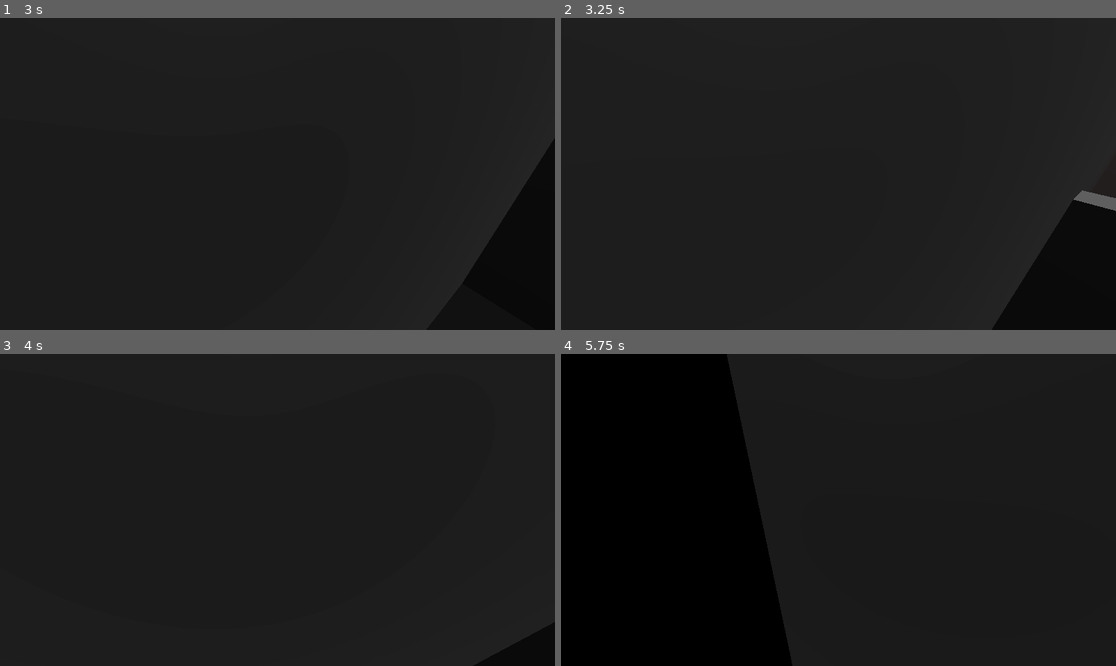
Above: before the commit, frames 1-4 (two rows, left to right).
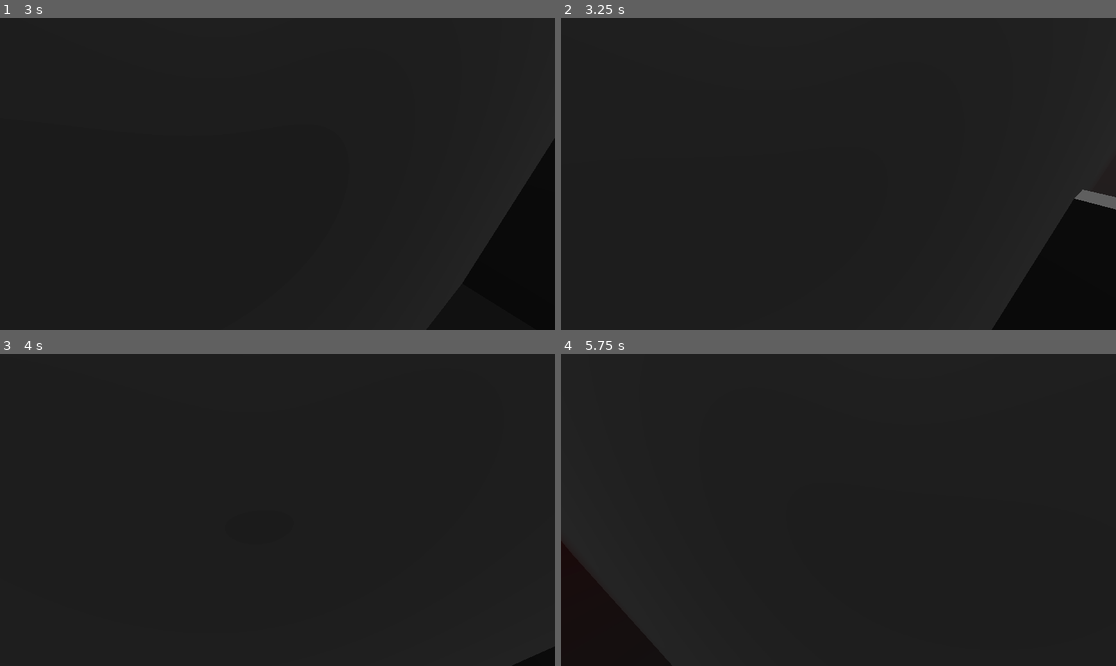
Above: after the commit, the same moments.

Repository: BridgeDeck/collegeproject-game
Game: Godot game, scene res://main.tscn
Two runs of this game, one before a commit and one after it. Both use one fixed random seed, a clock stepped at 60 frames per second and the inputs below.
Inputs (mouse positions are in pixels of both pictures, inside the frame that each line leads up to):
- Up to frame 1 (3 s): click "Play" at 0.5 s; tap Space (jump) at 1.25, 1.52, 1.82, 2, 2.27, 2.57, 2.75 s; move the mouse to (305, 174) at 1.27 s; press the mouse at (305, 174) at 1.28 s; hold W (forward) from 1.28 s (still down); right-click (305, 174) at 1.55 s; move the mouse to (249, 174) at 2.02 s; release the mouse at (249, 174) at 2.03 s; right-click (249, 174) at 2.1 s; tap E (action3) at 2.3 s; move the mouse to (288, 167) at 2.77 s; hold E (action3) from 2.78 s (still down)
- Up to frame 2 (3.25 s): keep holding W (forward); keep holding E (action3); tap Ctrl (crouch) at 3.05 s
- Up to frame 3 (4 s): keep holding W (forward); tap Space (jump) at 3.5, 3.77 s; move the mouse to (271, 516) at 3.52 s; release E (action3) at 3.53 s; tap Ctrl (crouch) at 3.6 s; tap Shift (dash) at 3.8 s
- Up to frame 4 (5.75 s): keep holding W (forward); tap Space (jump) at 4.07, 4.25, 4.52, 4.55, 4.82, 5, 5.1, 5.27, 5.57 s; move the mouse to (877, 513) at 4.27 s; hold Shift (dash) 4.28-5.03 s; move the mouse to (794, 506) at 5.02 s; click (794, 506) at 5.3 s

Frame 1 is identical in both runs. In frame 2, less than 0.1% of the frame differs, in the area x 77-100%, y 55-100%; in frame 3, less than 0.1%; in frame 4, 32%, in the area x 0-42%, y 0-100%.

Commit message:
extra stuff to accomadate dashing and better movement

Diff:
--- a/entity/entity.gd
+++ b/entity/entity.gd
@@ -7,12 +7,14 @@
 const FLAG_ACTION2 = 1<<3
 const FLAG_ACTION3 = 1<<4
 
-@export var speed:float = 18
+@export var walk_speed:float = 18
 @export var jump_force:float = 8
 @export var acceleration:float = 18*3
 @export var air_speed_modifier:float = 1.0
 @export var max_jump_count:int = 1
+@export var crouch_speed:float = 9
 
+var current_speed = 18
 var jump_count:int = max_jump_count
 var action_previous:int
 var action:int
@@ -24,11 +26,13 @@
 # var previous_velocity:Vector3
 # var walljump_impulse:Vector3
 
-func add_force(applyforce:Vector3, vertical_only:bool):
-	if vertical_only:
+## applies a force to this entity to move.
+## usually you only want an entity to move horizontally, which is what `vertical_only` is for.
+func add_force(applyforce:Vector3, horizontal_only:bool):
+	if horizontal_only:
 		applyforce = applyforce - (applyforce*up_direction)
 
-	self.force  = applyforce * speed
+	self.force  = applyforce * current_speed
 
 func player_input(
 	movement_dir:Vector2,
@@ -37,8 +41,11 @@
 	equip:int
 ):
 	action = actionflags
-	add_force((camera_basis * Vector3(movement_dir.x, 0, movement_dir.y)).slide(up_direction).normalized(),false)
+	var vertdirection = (camera_basis * Vector3(movement_dir.x, 0, movement_dir.y)).slide(up_direction).normalized()
+	add_force(vertdirection,false)
 	equipped = equip
+
+	$LookAt.global_position = $LookFrom.global_position + -camera_basis.z
 
 func _ready() -> void:
 	if not Engine.is_editor_hint():
@@ -55,10 +62,12 @@
 		$DefaultCollision.disabled = true
 		$CrouchCollision.disabled = false
 		$LookFrom.position = $LookFromCrouched.position
+		current_speed = crouch_speed
 	else:
 		$DefaultCollision.disabled = false
 		$CrouchCollision.disabled = true
 		$LookFrom.position = $LookFromUncrouched.position
+		current_speed = walk_speed
 
 	# Add the gravity.
 	if not is_on_floor():
@@ -71,8 +80,6 @@
 	if not is_on_floor():
 		modifiers -= air_speed_modifier
 
-	# Cannot add momentum midair, but you can redirect it
-	# if is_on_floor():
 	velocity = (velocity - velocity*up_direction).move_toward(force, acceleration*delta*modifiers) + velocity*up_direction
 
 	# a pathetic implementation of walljumping, do we even want wall jumping? or are midair jumps fine.
--- a/entity/mc_entity.gd
+++ b/entity/mc_entity.gd
@@ -1,5 +1,20 @@
 extends Entity
 class_name MainCharacterEntity
+
+@export var max_dash_allowance:float = 1.0
+
+## Dash regen per second
+@export var dash_regeneration:float = 0.75
+
+@export var dash_duration:float = 0.2
+@export var dash_speed:float = 18*2
+
+var dash_allowance:float = max_dash_allowance
+
+var current_dash_duration:float = 0.0
+var current_dash_direction:Vector3 = Vector3()
+
+var prevdash_duration:float = 0.0
 
 const FLAG_DASH = 1<<5
 
@@ -8,11 +23,38 @@
 	action1:bool,
 	action2:bool,
 	action3:bool,
-    dash:bool
+	dash:bool
 ):
-    var flags = Entity.generate_action_flag(jump, crouch, action1, action2, action3)
+	var flags = Entity.generate_action_flag(jump, crouch, action1, action2, action3)
 
-    if dash:
-        flags = flags | FLAG_DASH
+	if dash:
+		flags = flags | FLAG_DASH
 
-    return flags
+	return flags
+
+func _physics_process(delta: float) -> void:
+	var true_previous_action = action_previous
+	super._physics_process(delta)
+	action_previous = true_previous_action
+	if (action_previous & FLAG_DASH) != FLAG_DASH \
+		and (action & FLAG_DASH) == FLAG_DASH \
+		and dash_allowance >= 1.0:
+		dash_allowance -= 1.0
+		current_dash_duration = dash_duration
+		current_dash_direction = force.normalized()
+	else:
+		dash_allowance = clampf(dash_allowance + dash_regeneration * delta, 0.0, max_dash_allowance)
+
+	if current_dash_duration > 0.0 and !is_zero_approx(current_dash_duration):
+		prevdash_duration = current_dash_duration
+		current_dash_duration -= delta
+		velocity = current_dash_direction.normalized() * dash_speed
+		motion_mode = CharacterBody3D.MOTION_MODE_FLOATING
+
+	elif prevdash_duration > 0.0 and !is_zero_approx(prevdash_duration):
+		prevdash_duration = 0.0
+		velocity = Vector3()
+		motion_mode = CharacterBody3D.MOTION_MODE_GROUNDED
+		current_dash_direction = Vector3()
+
+	action_previous = action
--- a/entity/mc_entity.tscn
+++ b/entity/mc_entity.tscn
@@ -14,7 +14,12 @@
 albedo_color = Color(0.984, 0.875, 0, 0.1)
 
 [node name="MainCharacterEntity" instance=ExtResource("1_7n7gl")]
+safe_margin = 0.1
 script = ExtResource("2_5vndw")
+max_dash_allowance = 1.0
+dash_regeneration = 0.75
+dash_duration = 0.2
+dash_speed = 36.0
 acceleration = 64.0
 air_speed_modifier = 0.01
 
Not shown: 1 places in entity/mc_entity.tscn that only renumber resources
